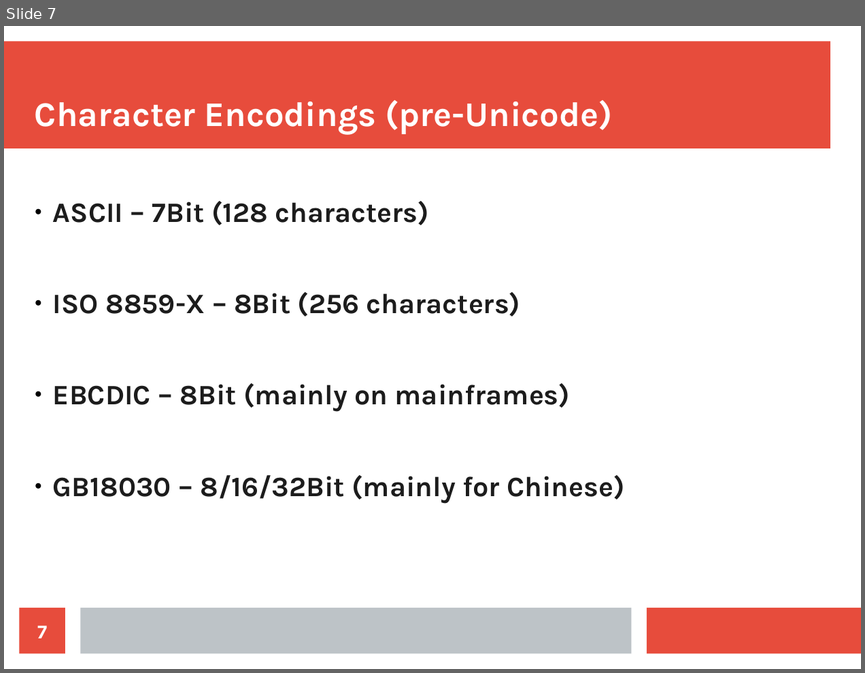
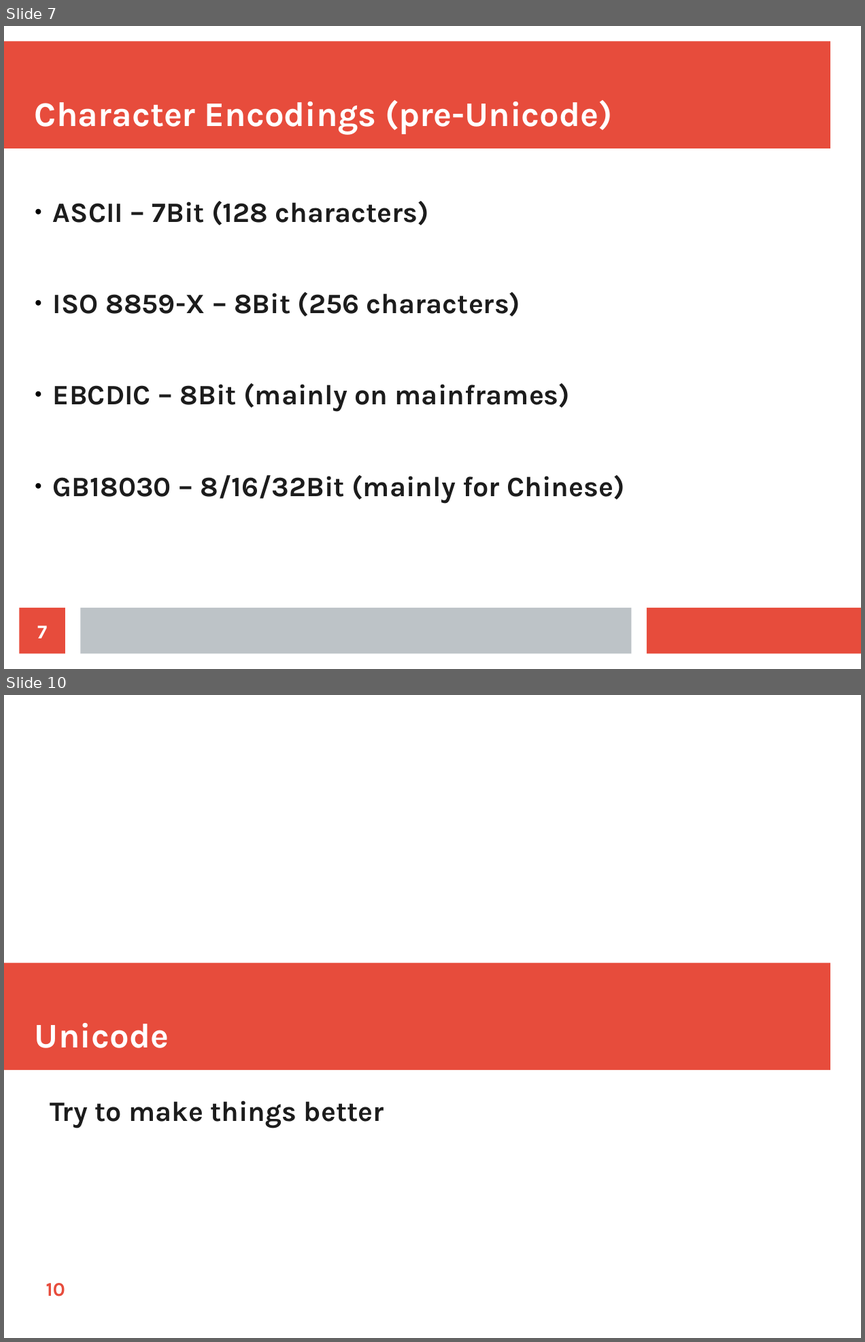
Before and after one commit to CPPUserGroups/Germany-Hamburg, a slide deck: unicode/slides.odp. Shown one above the other, each under a label of ours: slide 7 before the commit, slides 7 and 10 after it; the slides between them are not shown. The pictures are 865x673 and 865x1342 pixels, drawn with LibreOffice and Linux fonts; fonts in the diff are those of the drawing. Boxes give left, top, right and bottom in pixels: in the first picture for what was removed or moved away, otherwise in the second. Text is boxed around its words. In the diff, an @@ line names an element or a change of style, - is before the commit and + after.

```diff
--- a/unicode/slides.odp
+++ b/unicode/slides.odp
@@ slide 10 added at box(4, 695, 861, 1338), background #FFFFFF @@
@@ rectangle added at box(4, 962, 830, 1070), fill #E74C3C @@
@@ title added at box(35, 1023, 169, 1048), 32 pt, text #FFFFFF, bold @@
+Unicode
@@ text added at box(50, 1100, 384, 1128), 26 pt, text #1C1C1C, bold @@
+Try to make things better
@@ page number added at box(46, 1283, 65, 1296), 18 pt, text #E74C3C, bold @@
+10
```
Also in this commit, not shown: 5 slides changed, 7 other slides added, 1 slide removed, 2 other files.
